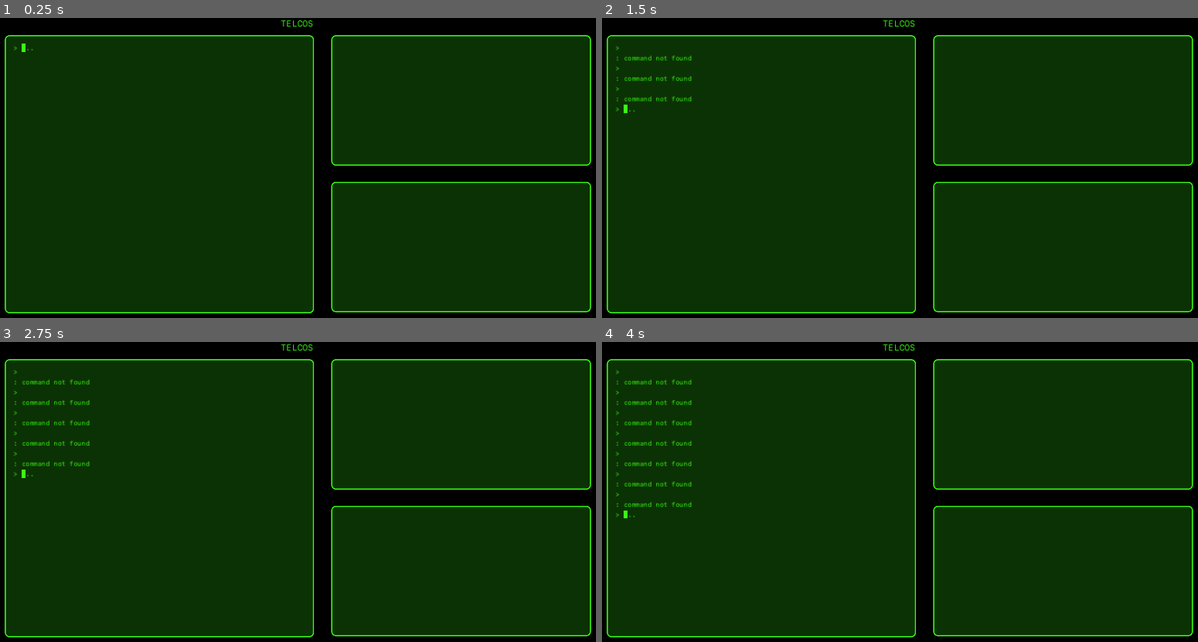
Above: before the commit, frames 1-4 (two rows, left to right).
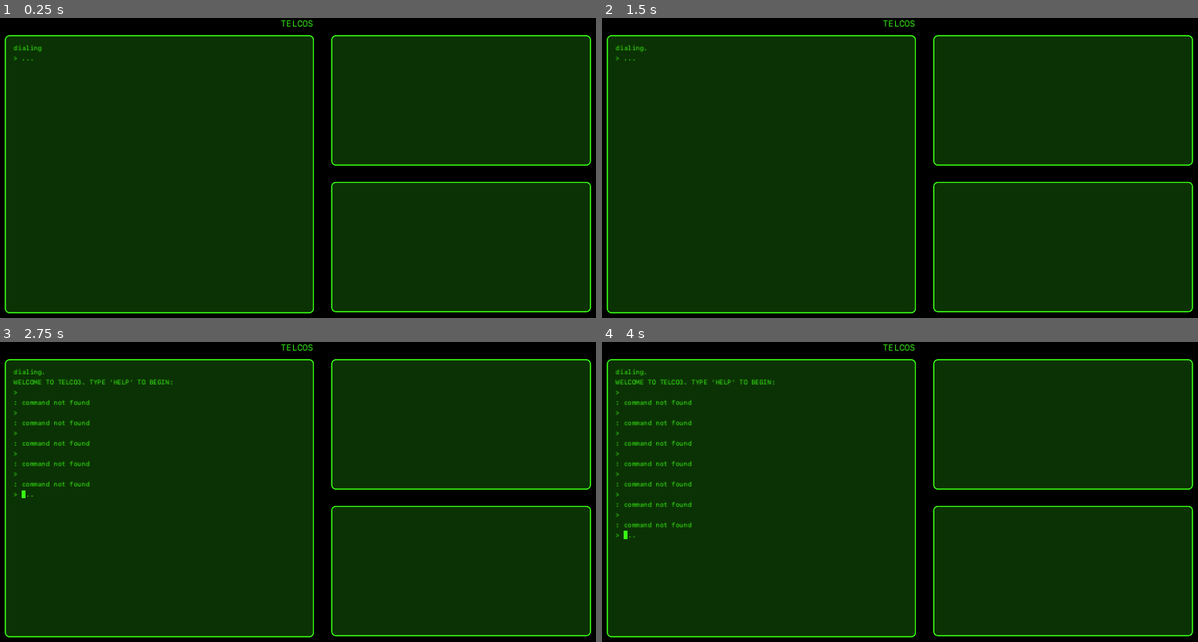
Above: after the commit, the same moments.

Repository: jwhenry28/TELCOS
Game: Godot game, scene res://scenes/main/main.tscn
The game is run twice, just before and just after one commit, with the same random seed, the same clock (stepped at 60 frames per second) and the same inputs. Sound files missing from this copy of the repository are replaced by a short silence.
Inputs:
- Up to frame 1 (0.25 s): no input
- Up to frame 2 (1.5 s): tap Enter (cmd_enter) at 0.5, 0.6, 1.35 s; hold Right 0.53-1.28 s; tap Space at 1.25 s; hold Down from 1.28 s (still down)
- Up to frame 3 (2.75 s): tap Enter (cmd_enter) at 2, 2.3 s; release Down at 2.03 s; hold Right from 2.03 s (still down); tap Backspace at 2.1 s
- Up to frame 4 (4 s): release Right at 2.78 s; hold Up 2.78-3.53 s; tap Enter (cmd_enter) at 2.85, 3.6 s; tap Space at 3.5 s; hold Down from 3.53 s (still down)

The runs differ from the first frame. In frame 1, less than 0.1% of the frame differs, in the area x 2-8%, y 8-15%; in frame 2, 0.4%; in frame 3, 0.5%; in frame 4, 0.5%, in the area x 2-29%, y 9-66%.

Commit message:
Added services and telnet

Diff:
--- a/scenes/main/signal_bus.gd
+++ b/scenes/main/signal_bus.gd
@@ -6,7 +6,6 @@
 signal terminal_change_telco(new_telco_name: String, username: String)
 signal terminal_stdout(msg: String)
 signal terminal_stderr(msg: String)
-signal telco_command(telco: String, cmd: String, argv: Array, success: bool)
 signal play_sound(sound_name: String)
 
 
--- a/scenes/telc_os/shell.gd
+++ b/scenes/telc_os/shell.gd
@@ -1,12 +1,22 @@
 class_name Shell extends Node
 
+enum ShellState {
+	LOCAL,
+	REMOTE,
+}
 
 var builtin_commands: Array[String]
 var guest_commands: Array[String]
+var state: ShellState
+var connected_telco: String
+var connected_service: String
 
 func _init(builtins: Array[String] = [], guest: Array[String] = []):
 	self.builtin_commands = builtins
 	self.guest_commands = guest
+	self.state = ShellState.LOCAL
+	self.connected_telco = ""
+	self.connected_service = ""
 
 # Called when the node enters the scene tree for the first time.
 func _ready() -> void:
--- a/scenes/telc_os/telc_os.gd
+++ b/scenes/telc_os/telc_os.gd
@@ -19,6 +19,7 @@
 		self.callback = new_callback
 
 
+var telco_network
 var telco_name: String
 var users: UsersDirectory
 var filesys: FileSystem
@@ -26,12 +27,14 @@
 var shell: Shell
 var signal_bus: Node
 var telco_state: TelcoState
+var services: Array[Dictionary]
 
 
 # Called when the node enters the scene tree for the first time.
 func _ready() -> void:
 	print("telcOS: loading")
 	filesys = $"FileSystem"
+	telco_network = $"../../TelcoNetwork"
 	print("telcOS: done")
 
 
@@ -82,6 +85,7 @@
 
 	var file_path = ''
 	var current_inode = null
+	services = []
 
 	while parser.read() != ERR_FILE_EOF:
 		match parser.get_node_type():
@@ -108,6 +112,14 @@
 						var guest = attributes_dict.get('guest', '').split(';')
 						shell.assign_builtin_cmds(builtins)
 						shell.assign_guest_cmds(guest)
+					'services':
+						pass
+					'service':
+						var service_name = attributes_dict.get('name')
+						var service_status = attributes_dict.get('status', "running")
+						var service_visibility = attributes_dict.get('visible', "true")
+						assert(service_name in SERVICES, telco_name + ": service not implemented: " + service_name)
+						services.append({"name": service_name, "visible": service_visibility == "true", "status": service_status})
 					'filesys':
 						pass
 					'inode':
@@ -276,9 +288,11 @@
 		if dir_inode == null or !dir_inode.verify_permissions(username, "r"):
 			continue
 		for child in dir_inode.get_children():
+			print("checking: " + child.filename)
 			if child.type == "executable" and child.verify_permissions(username, "x"):
 				executables.append(child)
 
+	print(executables)
 	return executables
 
 
@@ -314,41 +328,51 @@
 
 # TODO - clean up this logic? It's ugly and unwieldy, even though it works
 func run_cmd(cmd_string: String) -> void:
-	var cmd_args = cmd_string.split(' ')
-	var cmd = cmd_args[0]
-	var argv = cmd_args.slice(1)
-
-	var user_commands = get_user_commands(session.get_username())
-	var ret = false
-	session.user.add_to_history(cmd, argv, ret)
-	var current_cmd = session.user.terminal_history[-1]
-
-	if user_commands.has(cmd):
-		ret = BINARIES[cmd].callback.call(cmd, argv)
-		current_cmd["success"] = ret
-		return
-
-	var executables = get_user_executables(session.get_username())
-	for exe in executables:
-		if exe.filename == cmd:
-			cmd = exe.get_executable()
-			ret = BINARIES[cmd].callback.call(cmd, argv)
-			current_cmd["success"] = ret
-			return
-
-	var absolute_path = path_to_absolute(cmd)
-	var executable_inode = get_inode_from_path(absolute_path)
-	if executable_inode != null and BINARIES.has(executable_inode.get_executable()):
-		if !executable_inode.verify_permissions(session.get_username(), "x"):
-			stderr("permission denied")
-			return
-
-		cmd = executable_inode.get_executable()
-		ret = BINARIES[cmd].callback.call(cmd, argv)
-		current_cmd["success"] = ret
-		return
-
-	stdout(cmd + ": command not found")
+	match shell.state:
+		0: # ShellState.LOCAL
+			var cmd_args = cmd_string.split(' ')
+			var cmd = cmd_args[0]
+			var argv = cmd_args.slice(1)
+
+			var user_commands = get_user_commands(session.get_username())
+			var ret = false
+			session.user.add_to_history(cmd, argv, ret)
+			var current_cmd = session.user.terminal_history[-1]
+
+			if user_commands.has(cmd):
+				ret = BINARIES[cmd].callback.call(cmd, argv)
+				current_cmd["success"] = ret
+				return
+
+			var executables = get_user_executables(session.get_username())
+			for exe in executables:
+				if exe.filename == cmd:
+					cmd = exe.get_executable()
+					ret = BINARIES[cmd].callback.call(cmd, argv)
+					current_cmd["success"] = ret
+					return
+
+			var absolute_path = path_to_absolute(cmd)
+			var executable_inode = get_inode_from_path(absolute_path)
+			if executable_inode != null and BINARIES.has(executable_inode.get_executable()):
+				if !executable_inode.verify_permissions(session.get_username(), "x"):
+					stderr("permission denied")
+					return
+
+				cmd = executable_inode.get_executable()
+				ret = BINARIES[cmd].callback.call(cmd, argv)
+				current_cmd["success"] = ret
+				return
+
+			stdout(cmd + ": command not found")
+		1: # ShellState.REMOTE
+			if cmd_string == "exit":
+				shell.state = 0
+				shell.connected_telco = ""
+				shell.connected_service = ""
+				stdout("disconnected")
+
+			send_network_data(telco_name, shell.connected_telco, shell.connected_service + " " + cmd_string)
 
 
 func run_service_cmd(cmd_string: String, source: String) -> void:
@@ -356,13 +380,25 @@
 	var cmd = cmd_args[0]
 	var argv = cmd_args.slice(1)
 
-
-	if SERVICES.has(cmd):
-		var ret = SERVICES[cmd].callback.call(cmd, argv, source)
-		signal_bus.telco_command.emit(source, cmd, argv, ret)
-		return
-	else:
-		return
+	for service in services:
+		if service["name"] == cmd and SERVICES.has(cmd):
+			match service["status"]:
+				"running":
+					SERVICES[cmd].callback.call(cmd, argv, source)
+				"stopped":
+					stderr("(" + cmd + " not running on " + telco_name + ")")
+				_:
+					pass
+
+
+func service_exists(service_name, status="") -> bool:
+	for service in services:
+		if service["name"] == service_name:
+			if status != "":
+				return service["status"] == status
+			else:
+				return true
+	return false
 
 
 var BINARIES: Dictionary = {
@@ -374,13 +410,16 @@
 	"cd": Cmd.new("cd", "Changes the current working directory", cd_cmd),
 	"cat": Cmd.new("cat", "Prints the content of a file", cat_cmd),
 	"auth": Cmd.new("auth", "Authenticates the user", auth_cmd),
+	"ps": Cmd.new("ps", "Displays all running services", ps_cmd),
 	"dial_standard": Cmd.new("dial", "Dial a new telco", dial_executable),
 	"decryptor_standard": Cmd.new("decryptor", "Decrypts a file", decryptor_executable),
+	"telnet_standard": Cmd.new("telnet", "Sends network data to a provided telco service", telnet_executable),
 }
 
 var SERVICES: Dictionary = {
 	"dial.service": Cmd.new("dial.service", "Handles incoming calls", dial_service),
-	"msg.service": Cmd.new("msg.service", "Catches inbound messages", msg_service),
+	"echo.service": Cmd.new("echo.service", "Returns inbound messages", echo_service),
+	"vault.service": Cmd.new("vault.service", "???", vault_service),
 }
 
 func help_cmd(_cmd: String, _argv: Array) -> bool:
@@ -545,6 +584,17 @@
 	return true
 
 
+func ps_cmd(_cmd: String, _argv: Array) -> bool:
+	var msg = ""
+	for service in services:
+		if service["visible"]:
+			msg += SERVICES[service["name"]].name + " (" + service["status"] + ")" + "\n"
+
+	if msg != "":
+		stdout(msg)
+	return true
+
+
 func dial_executable(_cmd: String, argv: Array) -> bool:
 	print("dial start")
 	if argv.size() != 1:
@@ -598,9 +648,29 @@
 	return true
 
 
-func msg_service(_cmd: String, argv: Array, _source: String) -> bool:
-	var msg = argv[0]
-	stdout(msg)
+func telnet_executable(cmd: String, argv: Array) -> bool:
+	if argv.size() < 1:
+		stdout("(usage) " + cmd + " <service_name>[@<telco_name>]")
+		return false
+
+	var dst = argv[0]
+
+	var dst_service = dst
+	var dst_telco = telco_name
+
+	if dst.find('@') != -1:
+		dst_service = dst.split('@')[0]
+		dst_telco = dst.split('@')[1]
+
+	if !telco_network.get_telco(dst_telco).service_exists(dst_service, "running"):
+		stderr("service not running")
+		return false
+
+	stdout("connected to " + dst_telco + ":" + dst_service + ". type 'exit' to disconnect")
+	shell.state = 1
+	shell.connected_telco = dst_telco
+	shell.connected_service = dst_service
+
 	return true
 
 
@@ -621,3 +691,14 @@
 	else:
 		stderr("unauthorized")
 		return false
+
+
+func echo_service(_cmd: String, argv: Array, _source: String) -> bool:
+	print("received echo data: ", argv)
+	var msg = " ".join(argv)
+	stdout(msg)
+	return true
+
+
+func vault_service(_cmd: String, _argv: Array, _source: String) -> bool:
+	return true
--- a/scenes/telco_network/telco_network.gd
+++ b/scenes/telco_network/telco_network.gd
@@ -26,8 +26,7 @@
 				print("telco added")
 			file_name = dir.get_next()
 
-	# get_telco("telco1").initialize_session("dialer")
-	signal_bus.telco_command.connect(_on_telco_cmd)
+	$"../Terminal".terminal_dial("telco3", "telco3", "password123")
 
 
 func get_telco(telco_name: String):
--- a/scenes/terminal/terminal.gd
+++ b/scenes/terminal/terminal.gd
@@ -21,6 +21,7 @@
 var terminal_history_scrollbar: VScrollBar
 var telco_network
 var terminal_noises: Node
+var cursor: Node
 var num_typing_noises: int
 var animation_timing: float
 var animation_label: Label
@@ -40,6 +41,9 @@
 	terminal_history_scrollbar = $"TerminalHistory".get_v_scroll_bar()
 	telco_network = $"../TelcoNetwork"
 	terminal_noises = $"../SoundPlayer"
+	cursor = $"TerminalHistory/VBoxContainer/HBoxContainer/Cursor"
+
+	cursor.text = ">"
 
 	signal_bus = $"../SignalBus"
 	signal_bus.terminal_stdout.connect(add_to_history)
@@ -49,7 +53,6 @@
 
 	next_msg_index = vbox_container.get_child_count() - 1
 	print("next_msg_index: ", next_msg_index)
-	connected_telco = "telco1"
 	terminal_state = TerminalState.TYPING
 	msg_buffer = []
 	mouse_default_cursor_shape = Control.CURSOR_ARROW
@@ -113,9 +116,18 @@
 
 	if Input.is_action_just_released("cmd_enter"): # for whatever reason, Godot renders the cursor in the wrong location if we use just_pressed for enter
 		var cmd = consume_text().strip_edges(true, true)
-		add_to_history("> " + cmd)
+
+		add_to_history(cursor.text + " " + cmd)
 
 		telco_network.run_cmd(connected_telco, cmd)
+		match telco_network.get_telco(connected_telco).shell.state:
+			0:
+				cursor.text = ">"
+			1:
+				cursor.text = "telnet>"
+			_:
+				cursor.text = "@"
+
 		cmd_history_index = telco_network.get_telco(connected_telco).session.user.terminal_history.size()
 
 
--- a/scenes/terminal/terminal.tscn
+++ b/scenes/terminal/terminal.tscn
@@ -32,7 +32,7 @@
 [node name="HBoxContainer" type="HBoxContainer" parent="TerminalHistory/VBoxContainer"]
 layout_mode = 2
 
-[node name=">" type="Label" parent="TerminalHistory/VBoxContainer/HBoxContainer"]
+[node name="Cursor" type="Label" parent="TerminalHistory/VBoxContainer/HBoxContainer"]
 layout_mode = 2
 size_flags_vertical = 0
 text = ">"
Not shown, changed: assets/telcos/sandbox.xml
Not shown, changed: assets/telcos/telco1.xml
Not shown, changed: assets/telcos/telco2.xml
Not shown, changed: assets/telcos/telco3.xml
